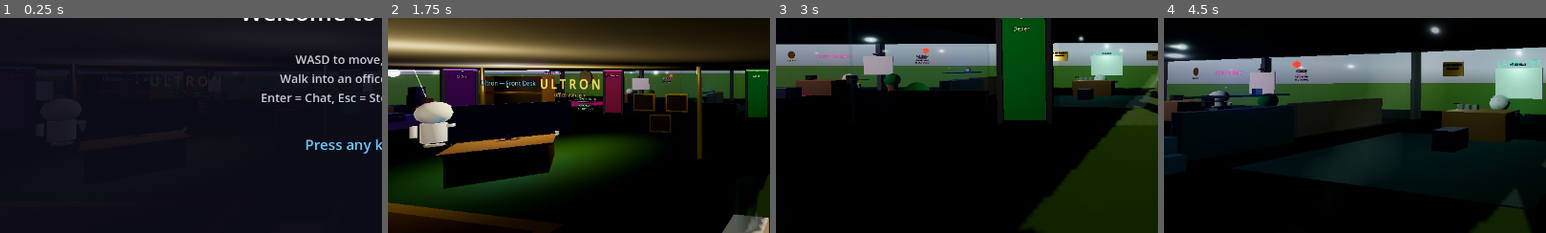
Above: before the commit, frames 1-4 (left to right).
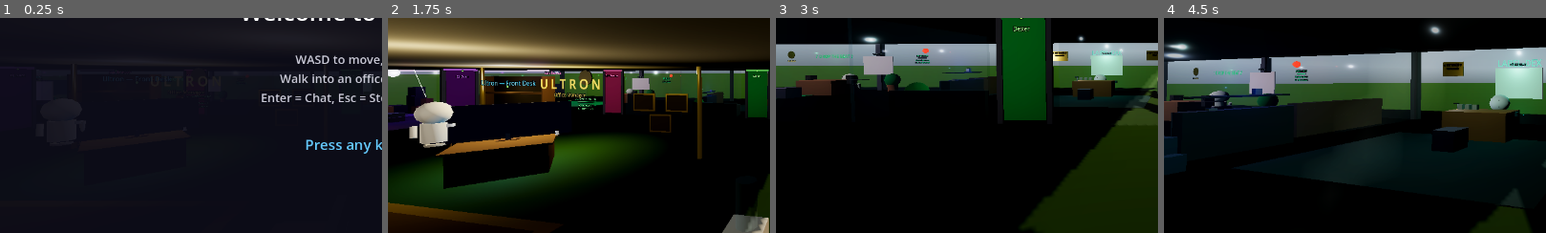
Above: after the commit, the same moments.

Repository: ultron02012026-agent/agent-office
Game: Godot game, scene res://scenes/main.tscn
Same seed, same stepped clock (60 frames per second), same inputs: the game is played once before the commit and once after it. A sky picture missing from this copy of the repository is replaced by a grey-blue gradient.
Inputs (mouse positions are % of the whole screen's width and height, from its top left):
- Up to frame 1 (0.25 s): no input
- Up to frame 2 (1.75 s): tap Enter at 0.5, 1.35 s; move the mouse to (72, 45) at 0.52 s; hold D (move_right) 0.53-1.28 s; hold Shift (sprint) 0.53-1.28 s; click (72, 45) at 0.67 s; tap Space (jump) at 0.77, 1.52 s; move the mouse to (45, 50) at 1.27 s; hold W (move_forward) from 1.28 s (still down)
- Up to frame 3 (3 s): keep holding W (move_forward); move the mouse to (52, 48) at 2.02 s; tap V at 2.1 s; move the mouse to (49, 52) at 2.77 s; tap Shift (sprint) at 2.85 s
- Up to frame 4 (4.5 s): keep holding W (move_forward); tap Space (jump) at 3.02, 3.77 s; move the mouse to (57, 51) at 3.52 s; tap Enter at 3.6 s; move the mouse to (42, 49) at 4.27 s; tap V at 4.35 s
The pictures show only the part of the screen within x 0-50%, y 37-87%; the shares and areas given below are measured in that part.

The runs differ from the first frame. In frame 2, 0.2% of the frame differs, in the area x 35-74%, y 26-42%; in frame 3, 0.2%, in the area x 0-41%, y 15-38%; in frame 4, 0.2%.

Commit message:
decor: recolor Spinfluencer office from pink to signal green (#00c758)

Diff:
--- a/scenes/main.tscn
+++ b/scenes/main.tscn
@@ -174,9 +174,9 @@
 
 ; --- Spinfluencer Room 2 Decor Materials ---
 [sub_resource type="StandardMaterial3D" id="r2_neon_mat"]
-albedo_color = Color(1, 0.2, 0.6, 1)
-emission_enabled = true
-emission = Color(1, 0.2, 0.6, 1)
+albedo_color = Color(0, 0.78, 0.345, 1)
+emission_enabled = true
+emission = Color(0, 0.78, 0.345, 1)
 emission_energy_multiplier = 3.0
 
 [sub_resource type="StandardMaterial3D" id="r2_couch_mat"]
@@ -192,9 +192,9 @@
 albedo_color = Color(0.15, 0.55, 0.2, 1)
 
 [sub_resource type="StandardMaterial3D" id="r2_rug_mat"]
-albedo_color = Color(0.6, 0.1, 0.4, 1)
-emission_enabled = true
-emission = Color(0.3, 0.05, 0.2, 1)
+albedo_color = Color(0, 0.5, 0.22, 1)
+emission_enabled = true
+emission = Color(0, 0.3, 0.13, 1)
 emission_energy_multiplier = 0.2
 
 [sub_resource type="StandardMaterial3D" id="r2_shelf_mat"]
@@ -956,13 +956,13 @@
 transform = Transform3D(1, 0, 0, 0, 1, 0, 0, 0, 1, -8, 2.2, -14.84)
 text = "♪ DROP THE BEAT ♪"
 font_size = 56
-modulate = Color(1, 0.2, 0.6, 1)
-outline_modulate = Color(1, 0.4, 0.7, 0.6)
+modulate = Color(0, 0.78, 0.345, 1)
+outline_modulate = Color(0, 0.9, 0.4, 0.6)
 outline_size = 8
 
 [node name="Room2_Decor_NeonGlow" type="OmniLight3D" parent="."]
 transform = Transform3D(1, 0, 0, 0, 1, 0, 0, 0, 1, -8, 2.2, -14.5)
-light_color = Color(1, 0.2, 0.6, 1)
+light_color = Color(0, 0.78, 0.345, 1)
 light_energy = 0.8
 omni_range = 4
 
@@ -1118,7 +1118,7 @@
 AI MUSIC
 PLATFORM"
 font_size = 18
-modulate = Color(1, 0.4, 0.7, 1)
+modulate = Color(0, 0.78, 0.345, 1)
 
 [node name="Room2_Decor_Poster1" type="Label3D" parent="."]
 transform = Transform3D(1, 0, 0, 0, 1, 0, 0, 0, 1, -2, 2.0, -14.84)
@@ -1127,18 +1127,18 @@
 Where Producers
 Get Real Feedback"
 font_size = 22
-modulate = Color(1, 0.5, 0.8, 1)
-
-; === Extra Pink Ambient Lights ===
+modulate = Color(0, 0.78, 0.345, 1)
+
+; === Extra Green Ambient Lights ===
 [node name="Room2_Decor_PinkSpot1" type="OmniLight3D" parent="."]
 transform = Transform3D(1, 0, 0, 0, 1, 0, 0, 0, 1, -12, 2.5, -13)
-light_color = Color(1, 0.15, 0.55, 1)
+light_color = Color(0, 0.78, 0.345, 1)
 light_energy = 0.6
 omni_range = 5
 
 [node name="Room2_Decor_PinkSpot2" type="OmniLight3D" parent="."]
 transform = Transform3D(1, 0, 0, 0, 1, 0, 0, 0, 1, -2, 0.5, -8)
-light_color = Color(0.8, 0.1, 0.5, 1)
+light_color = Color(0, 0.6, 0.27, 1)
 light_energy = 0.4
 omni_range = 4
 
